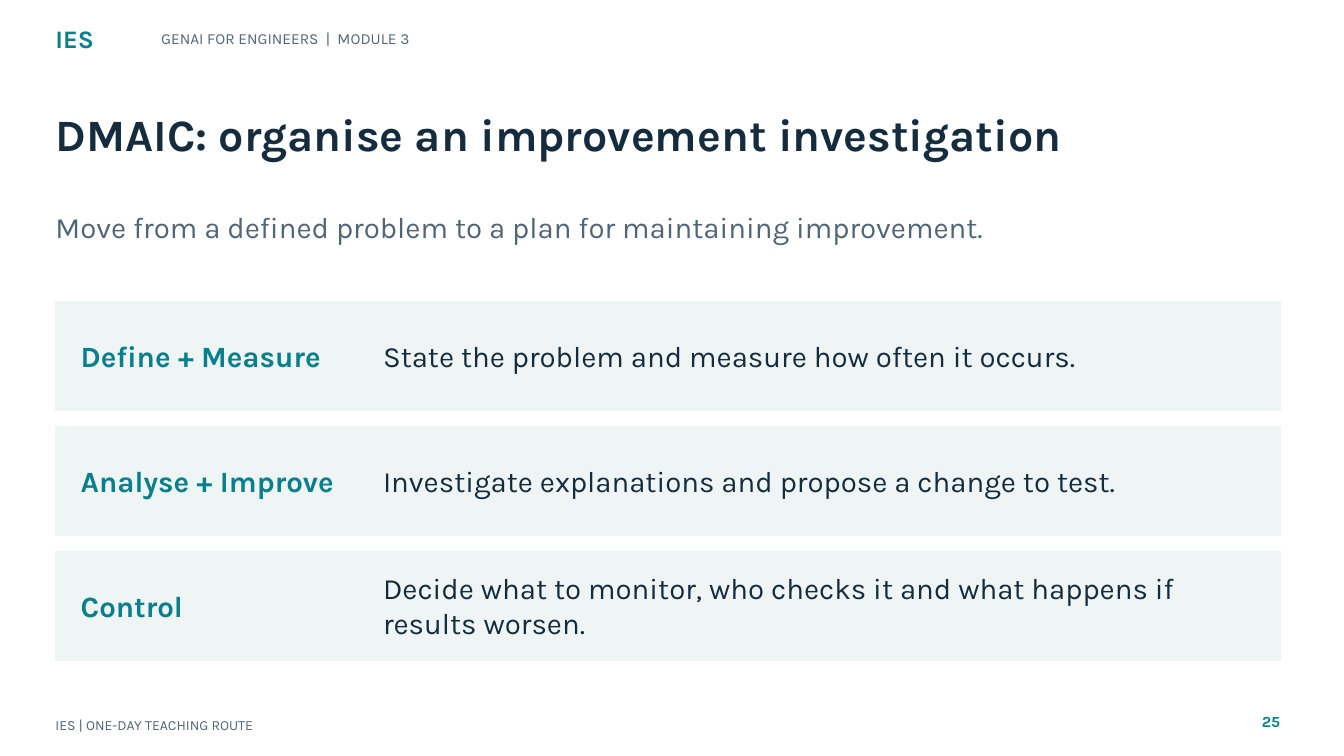
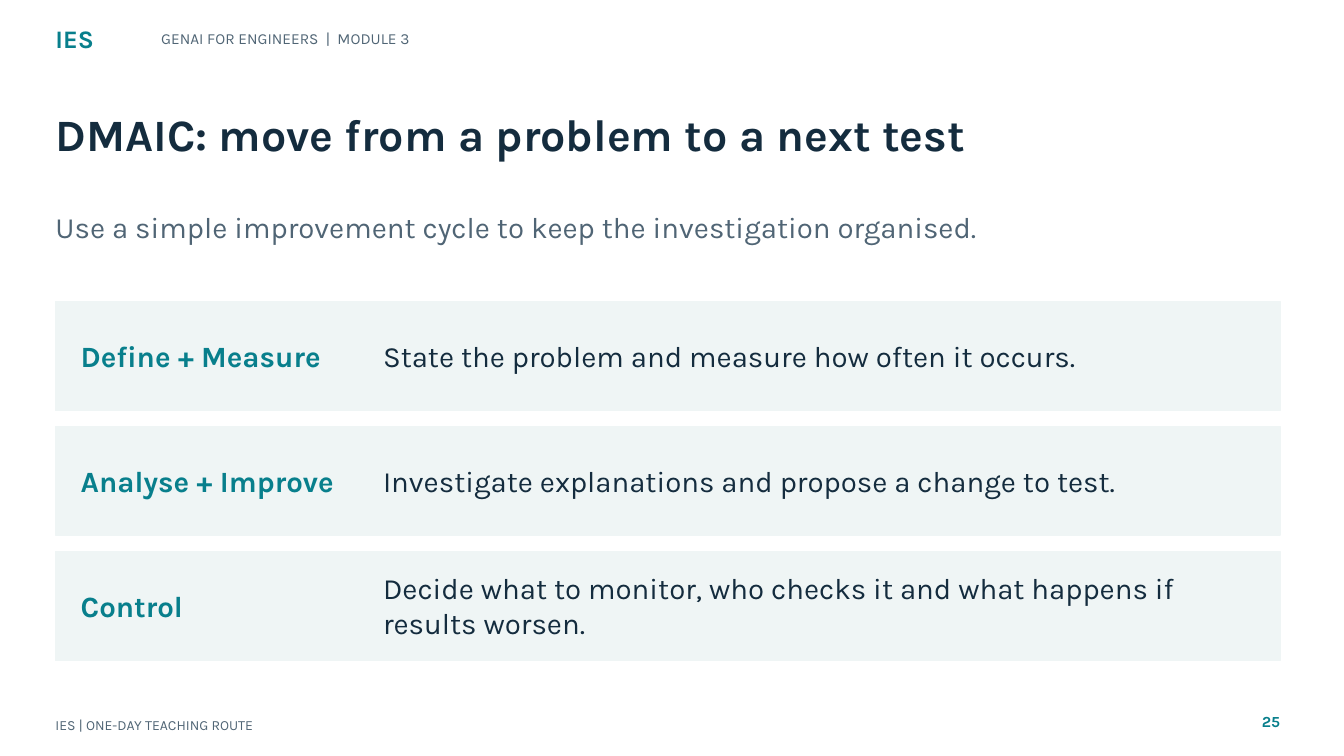
Before and after one commit to tertiarycourses/IES-GenAI-for-Engineers, a slide deck: slide 25 of courseware/Slides/IES-GenAI-for-Engineers.pptx. Drawn at 1344x756 pixels with LibreOffice and Linux fonts; fonts in the diff are those of the drawing. Boxes give left, top, right and bottom in pixels: in the first picture for what was removed or moved away, otherwise in the second. Text is boxed around its words. In the diff, an @@ line names an element or a change of style, - is before the commit and + after.

```diff
--- a/courseware/Slides/IES-GenAI-for-Engineers.pptx
+++ b/courseware/Slides/IES-GenAI-for-Engineers.pptx
@@ text at (x1=55, y1=120, x2=965, y2=162): text changed @@
-DMAIC: organise an improvement investigation
+DMAIC: move from a problem to a next test
@@ text at (x1=55, y1=218, x2=977, y2=245): text changed @@
-Move from a defined problem to a plan for maintaining improvement.
+Use a simple improvement cycle to keep the investigation organised.
```
Also in this commit, not shown: 24 other slides changed, 1 other file.
